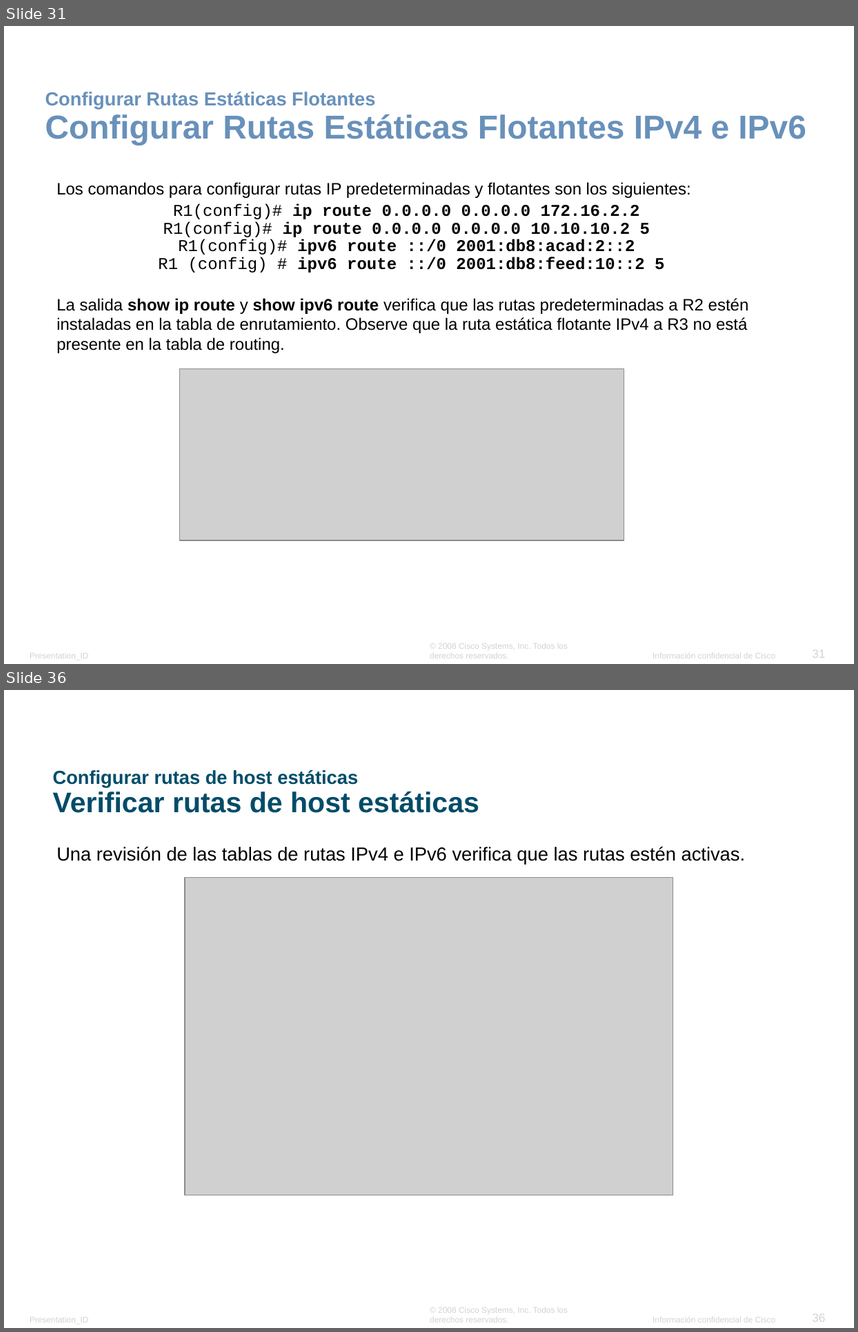
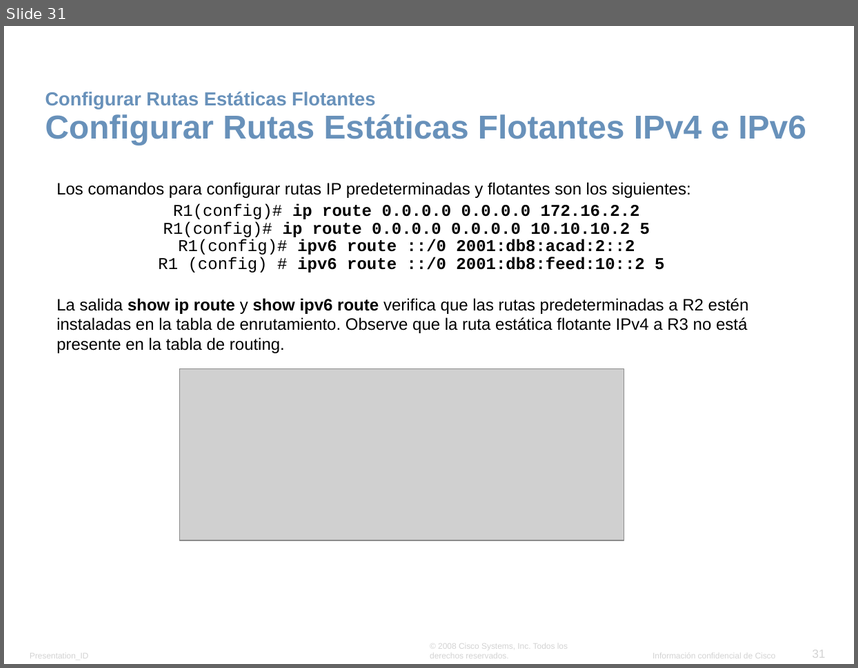
Before and after one commit to lizetheP/Seguridad, a slide deck: Calendario/Presentaciones/6_Ruteo_estatico.pptx. Shown one above the other, each under a label of ours: slides 31 and 36 before the commit, slide 31 after it; the slides between them are not shown. The pictures are 858x1332 and 858x668 pixels, drawn with LibreOffice and Linux fonts; fonts in the diff are those of the drawing; grey boxes stand for pictures; background and template pictures are left out. Boxes give left, top, right and bottom in pixels: in the first picture for what was removed or moved away, otherwise in the second. Text is boxed around its words. In the diff, an @@ line names an element or a change of style, - is before the commit and + after.

```diff
--- a/Calendario/Presentaciones/6_Ruteo_estatico.pptx
+++ b/Calendario/Presentaciones/6_Ruteo_estatico.pptx
@@ slide 36 removed at (4,690,854,1328), background #FFFFFF; not listed: 4 template elements that a slide beside it also shows @@
@@ title removed at (53,770,479,813) @@
-Configurar rutas de host estáticas
-Verificar rutas de host estáticas
@@ text removed at (56,847,746,865) @@
-Una revisión de las tablas de rutas IPv4 e IPv6 verifica que las rutas estén activas.
@@ picture removed at (185,877,673,1195) @@
```
Also in this commit, not shown: 4 other slides removed, 12 other files.
